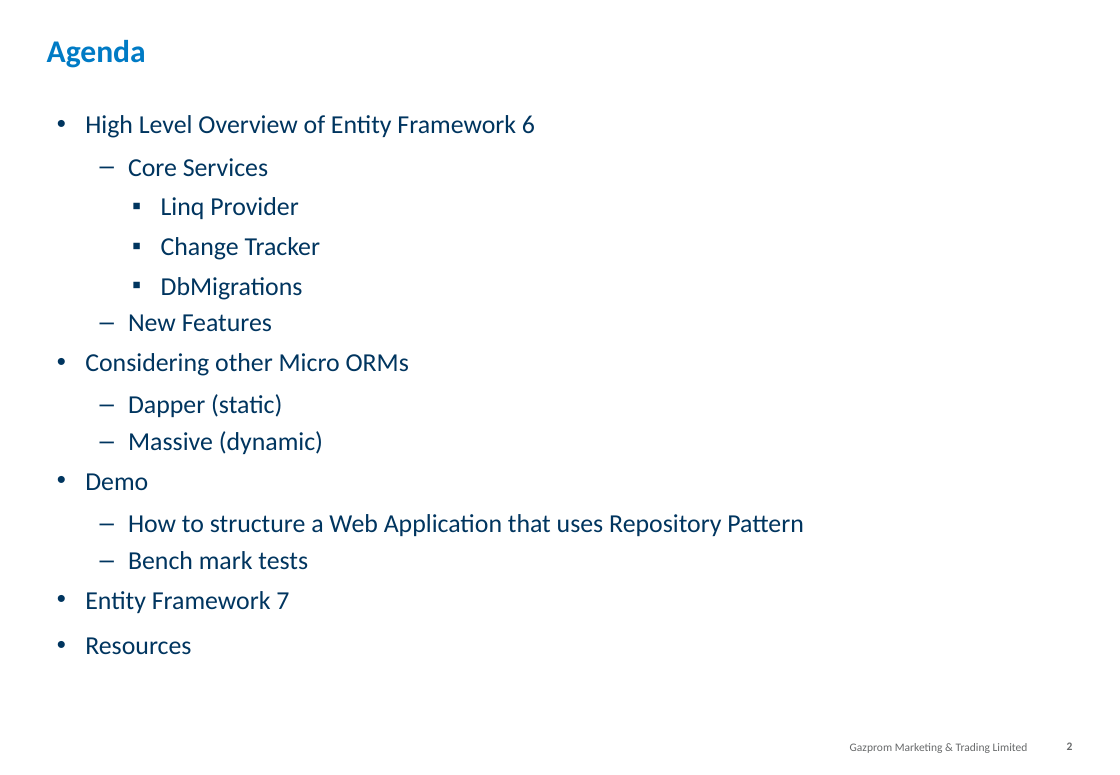
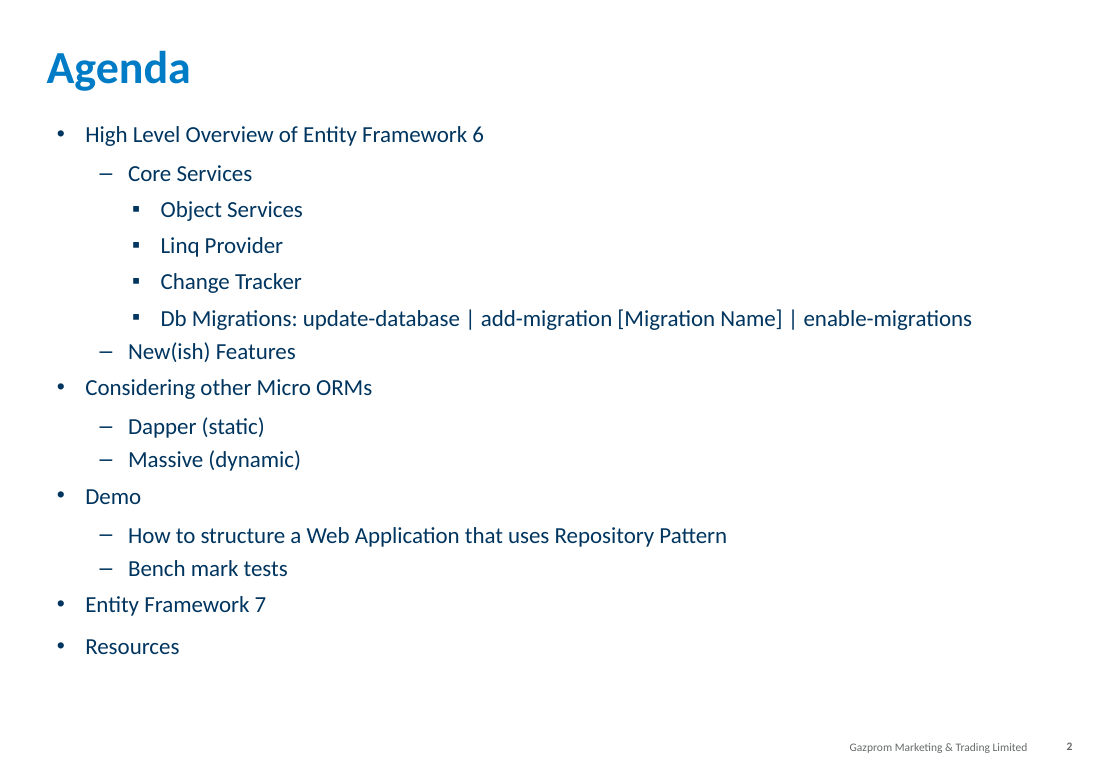
Before and after one commit to jeanhibbert/EfTestConsole, a slide deck: slide 2 of 20160128 Tech Punch - Entity Framework.pptx. Drawn at 1120x775 pixels with LibreOffice and Linux fonts; fonts in the diff are those of the drawing; background and template pictures are left out. Boxes give left, top, right and bottom in pixels: in the first picture for what was removed or moved away, otherwise in the second. Text is boxed around its words. In the diff, an @@ line names an element or a change of style, - is before the commit and + after.

Commit message:
MassiveSandbox Added

```diff
--- a/20160128 Tech Punch - Entity Framework.pptx
+++ b/20160128 Tech Punch - Entity Framework.pptx
@@ title "Agenda": place and size @@
-title "Agenda" at <box>47,40,146,68</box>
+title "Agenda" at <box>47,50,191,91</box>
@@ title "Agenda" at <box>47,50,191,91</box>: size 22 to 32 pt @@
@@ text "High Level Overview of Entity ...": place and size @@
-text "High Level Overview of Entity ..." at <box>85,115,803,655</box>
+text "High Level Overview of Entity ..." at <box>85,126,972,654</box>
@@ text at <box>85,126,727,654</box>: size 18 to 16 pt in "High Level Overview of Entity Framework 6", "Core Services", "Linq Provider", "Change Tracker" and 8 more places @@
@@ text at <box>161,201,303,221</box>: paragraph added @@
+    ▪ Object Services
@@ text at <box>128,309,972,362</box>: text changed; size 18 to 16 pt @@
-    ▪ DbMigrations
-  – New Features
+    ▪ Db Migrations: update-database | add-migration [Migration Name] | enable-migrations
+  – New(ish) Features
```
Also in this commit, not shown: 7 other slides changed, 2 slides added, 27 other files.
